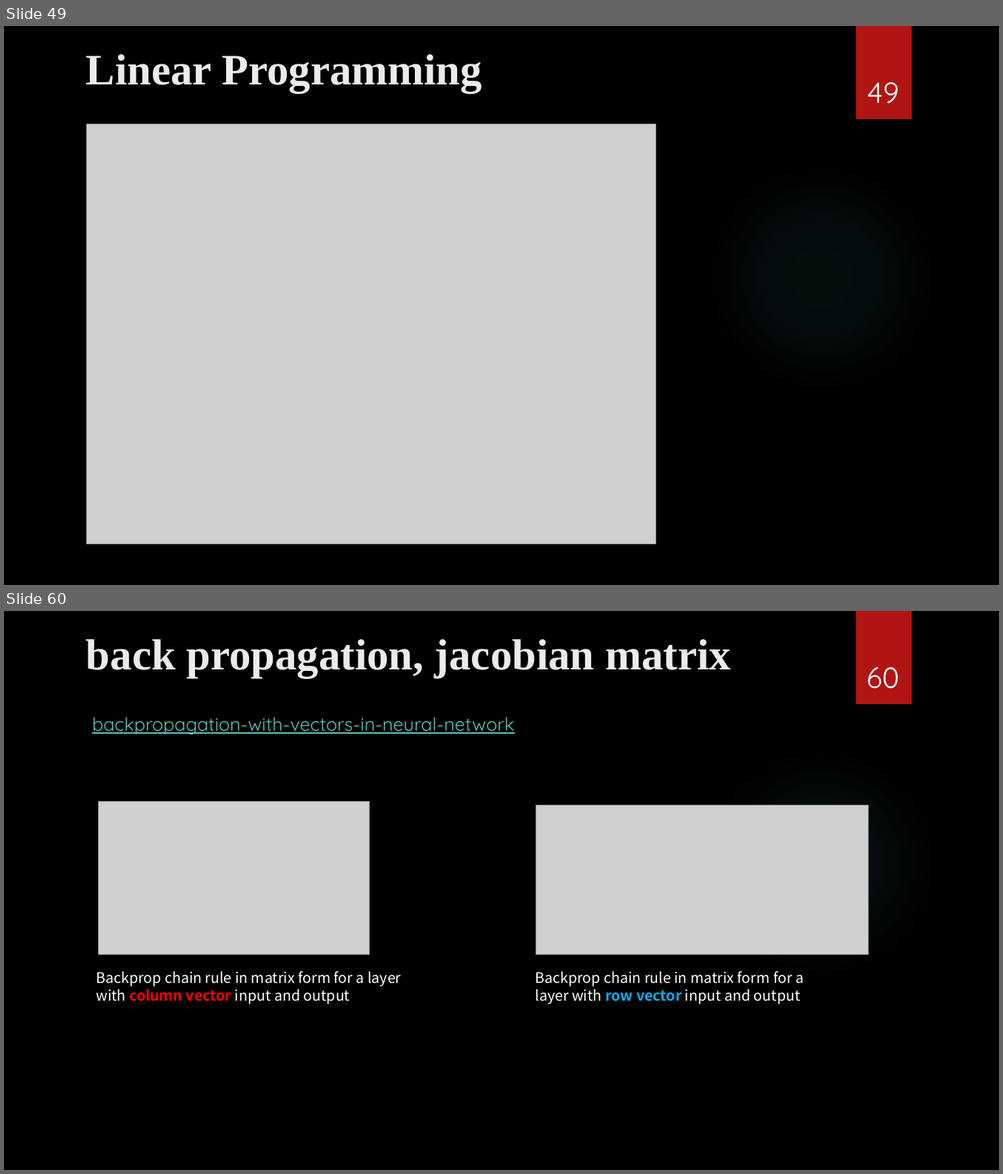
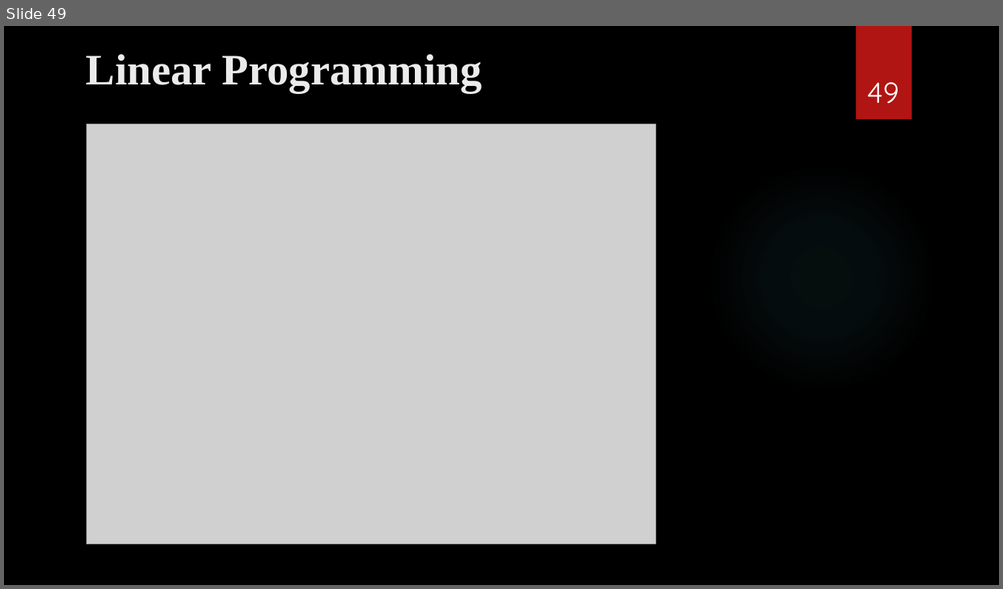
Before and after one commit to ancestor9/mathematics-for-machine-learning, a slide deck: Calculus/Modeling_Simulation_1.pptx. Shown one above the other, each under a label of ours: slides 49 and 60 before the commit, slide 49 after it; the slides between them are not shown. The pictures are 1003x1174 and 1003x589 pixels, drawn with LibreOffice and Linux fonts; fonts in the diff are those of the drawing; grey boxes stand for pictures; background and template pictures are left out. Boxes give left, top, right and bottom in pixels: in the first picture for what was removed or moved away, otherwise in the second. Text is boxed around its words. In the diff, an @@ line names an element or a change of style, - is before the commit and + after.

```diff
--- a/Calculus/Modeling_Simulation_1.pptx
+++ b/Calculus/Modeling_Simulation_1.pptx
@@ slide 60 removed at box(4, 611, 999, 1170), background picture (left out); not listed: 2 template elements that a slide beside it also shows @@
@@ title removed at box(86, 639, 731, 678) @@
-back propagation, jacobian matrix
@@ page number removed at box(866, 667, 899, 689) @@
-60
@@ text removed at box(92, 717, 514, 735) @@
-backpropagation-with-vectors-in-neural-network
@@ picture removed at box(99, 801, 370, 955) @@
@@ picture removed at box(535, 805, 868, 955) @@
@@ text removed at box(96, 971, 401, 1005) @@
-Backprop chain rule in matrix form for a layer with column vector input and output
@@ text removed at box(535, 971, 803, 1005) @@
-Backprop chain rule in matrix form for a layer with row vector input and output
```
Also in this commit, not shown: 8 slides changed, 10 other slides removed, 1 other file.
